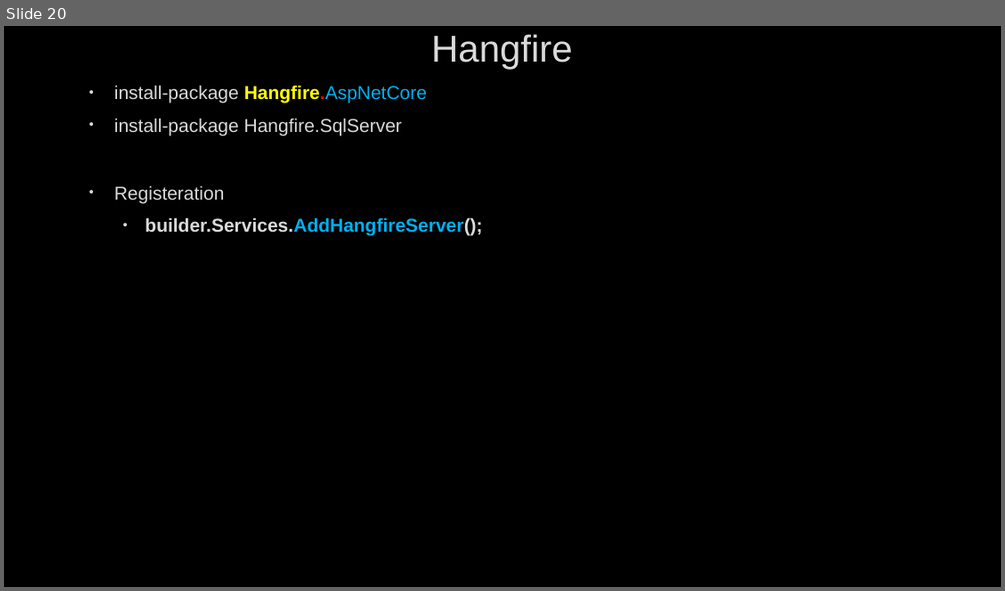
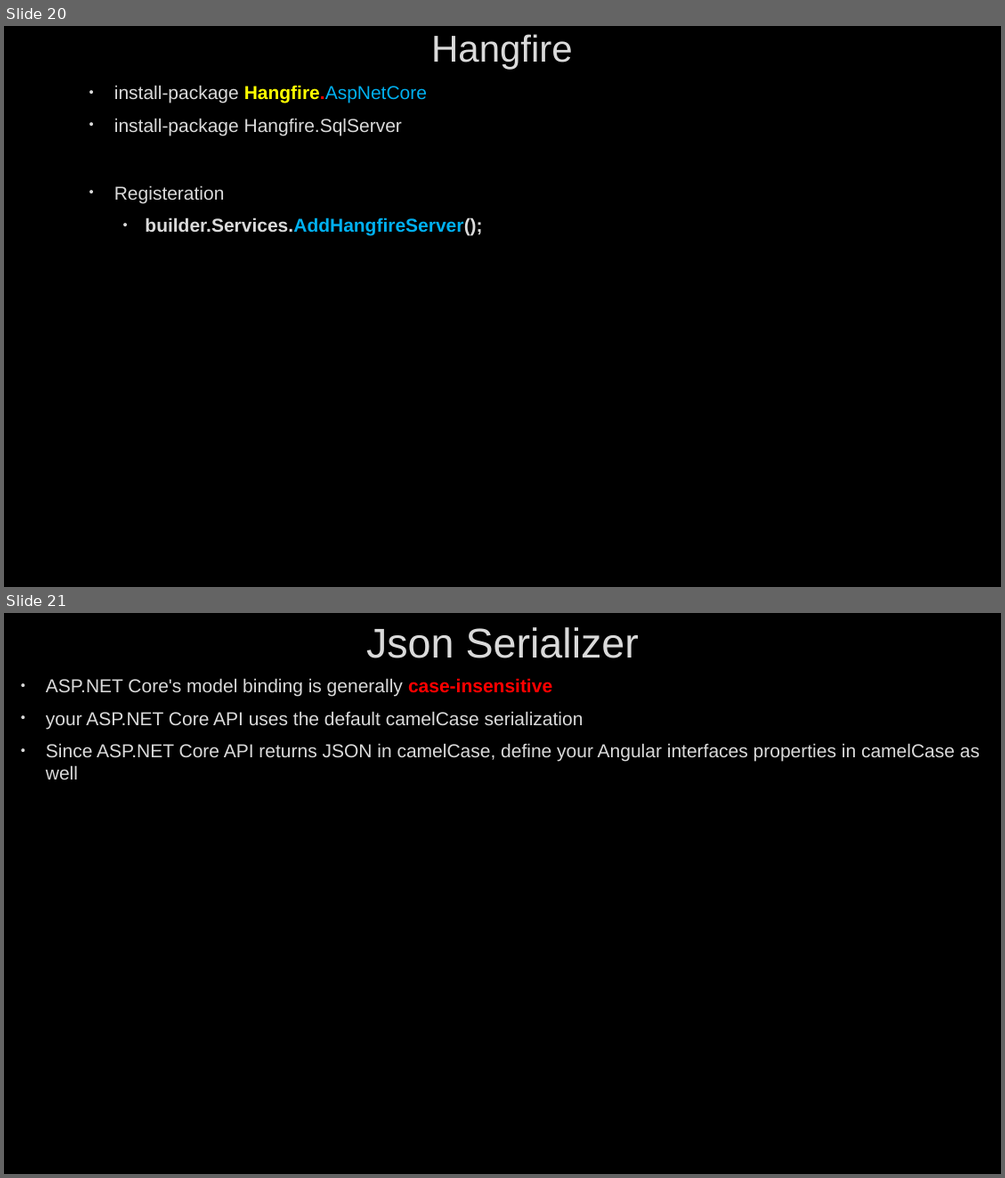
Before and after one commit to AhmedMohamedSamir1/Summary, a slide deck: Dot Net/NEW.pptx. Shown one above the other, each under a label of ours: slide 20 before the commit, slides 20 and 21 after it. The pictures are 1005x591 and 1005x1178 pixels, drawn with LibreOffice and Linux fonts; fonts in the diff are those of the drawing; background and template pictures are left out. Boxes give left, top, right and bottom in pixels: in the first picture for what was removed or moved away, otherwise in the second. Text is boxed around its words. In the diff, an @@ line names an element or a change of style, - is before the commit and + after.

```diff
--- a/Dot Net/NEW.pptx
+++ b/Dot Net/NEW.pptx
@@ slide 21 added at (4,613,1001,1174), background picture (left out) @@
@@ title added at (366,627,639,658), 40 pt, text #DADADA @@
+Json Serializer
@@ text added at (46,678,979,779), 18 pt, text #DADADA @@
+• ASP.NET Core's model binding is generally case-insensitive
+• your ASP.NET Core API uses the default camelCase serialization
+• Since ASP.NET Core API returns JSON in camelCase, define your Angular interfaces properties in camelCase as well
```
Also in this commit, not shown: 6 other files.
